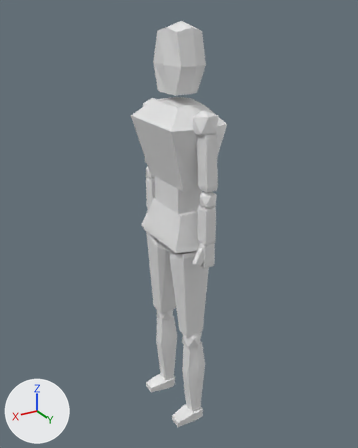
The Blender file HereWeSettleDown/Assets/Models/WIP/Chel.blend as it was, and as the next commit left it.
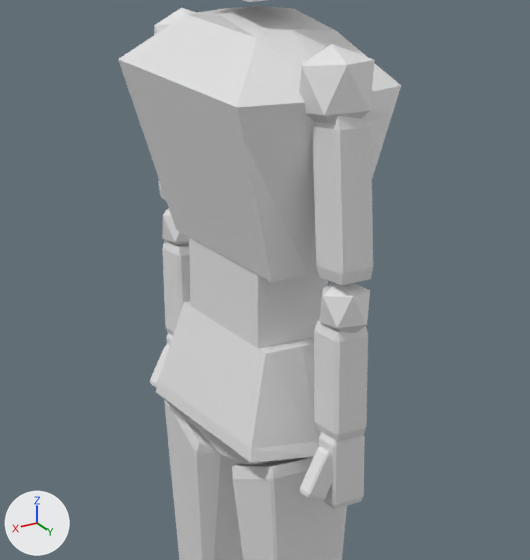
Old and new are each drawn whole from a 50 mm camera at (6.52, 10.91, 11.33) aimed at (-0.11, -0.13, 5.81) and again close up on the part from 25% to 76% of the width and 21% to 64% of the height. The lights are fixed; the arrows at lower left show +X, +Y and +Z.
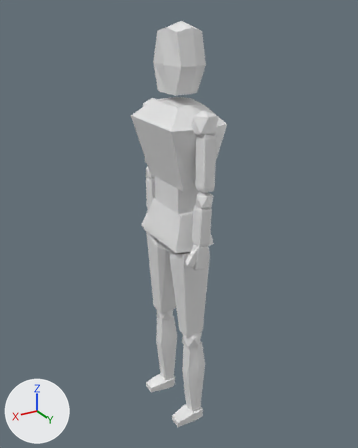
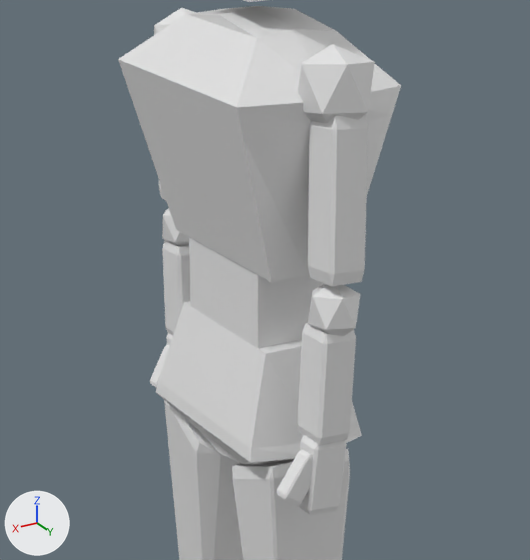
Edits to the bpy script that builds the scene:
```text
Change ob_cube_010:
    ob_cube_010.location: (0.0, 1.37, 8.0) -> (0.06, 1.37, 8.0)
    ob_cube_010.rotation_euler: (0.0, 0.0, 0.0) -> (0.00019, -0.0512, -0.00738)  # degrees (0, 0, 0) -> degrees (0, -2.9, -0.4)
Change ob_cube_009:
    ob_cube_009.location: (0.0, 1.4, 6.39) -> (0.15, 1.4, 6.39)
    ob_cube_009.rotation_euler: (0.0, 0.0, 0.0) -> (0.0, -0.0619, 0.0)  # degrees (0, 0, 0) -> degrees (0, -3.5, 0)
Change ob_cube_007:
    ob_cube_007.location: (0.23, 1.47, 5.56) -> (0.45, 1.47, 5.59)
    ob_cube_007.rotation_euler: (0.0, 0.0, 0.0) -> (0.0, -0.119, 0.0)  # degrees (0, 0, 0) -> degrees (0, -6.8, 0)
Change ob_icosphere_003:
    ob_icosphere_003.location: (0.0, 1.23, 8.88) -> (0.01, 1.23, 8.87)
Change ob_icosphere_001:
    ob_icosphere_001.location: (0.0, 1.44, 7.06) -> (0.11, 1.44, 7.06)
```

Boxes (x1, y1, x2, y2) around the edits, measured in the close-ups (530 x 560 px):
'Cube.010', moved, turned: before (312, 113, 373, 285); after (308, 114, 368, 286)
'Cube.009', moved, turned: before (314, 321, 368, 442); after (297, 323, 356, 445)
'Cube.007', moved, turned: before (300, 432, 365, 509); after (276, 435, 347, 515)
'Icosphere.003', moved: before (299, 44, 375, 124); after (298, 44, 375, 123)
'Icosphere.001', moved: before (319, 282, 370, 333); after (308, 284, 360, 336)
